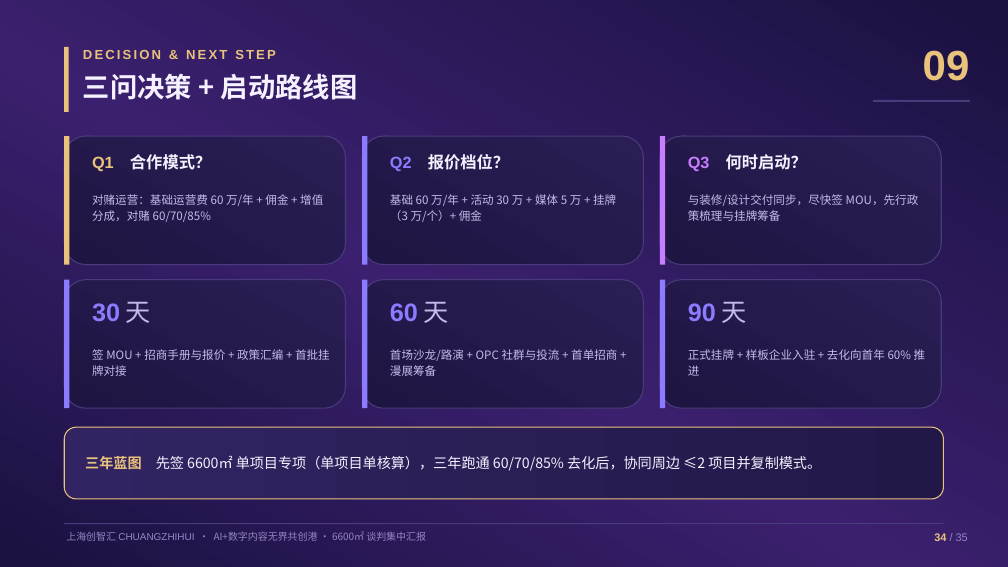
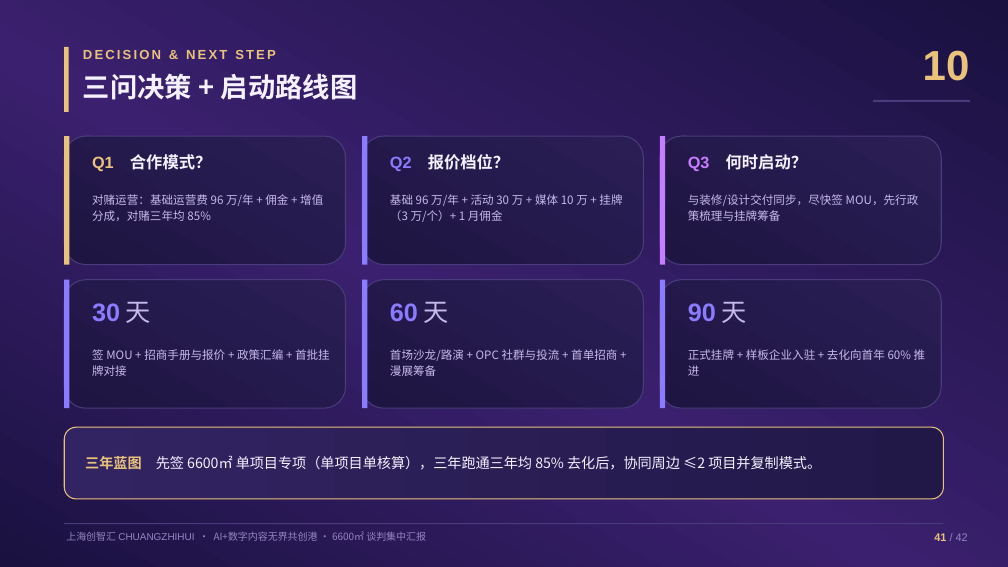
Before and after one commit to hujigang2010-maker/AIDEN, a slide deck: slide 41 of proposal/chuangzhihui-6600-proposal.pptx (slide 34 before the commit). Drawn at 1008x567 pixels with LibreOffice and Linux fonts; fonts in the diff are those of the drawing. Boxes give left, top, right and bottom in pixels: in the first picture for what was removed or moved away, otherwise in the second. Text is boxed around its words. In the diff, an @@ line names an element or a change of style, - is before the commit and + after.

```diff
--- a/proposal/chuangzhihui-6600-proposal.pptx
+++ b/proposal/chuangzhihui-6600-proposal.pptx
@@ text at (x1=923, y1=50, x2=970, y2=81): text changed @@
-09
+10
@@ text at (x1=92, y1=194, x2=323, y2=221): text changed @@
-对赌运营：基础运营费 60 万/年 + 佣金 + 增值分成，对赌 60/70/85%
+对赌运营：基础运营费 96 万/年 + 佣金 + 增值分成，对赌三年均 85%
@@ text at (x1=390, y1=194, x2=622, y2=222): text changed @@
-基础 60 万/年 + 活动 30 万 + 媒体 5 万 + 挂牌（3 万/个）+ 佣金
+基础 96 万/年 + 活动 30 万 + 媒体 10 万 + 挂牌（3 万/个）+ 1 月佣金
@@ text at (x1=85, y1=455, x2=821, y2=470): text changed @@
-三年蓝图 先签 6600㎡ 单项目专项（单项目单核算），三年跑通 60/70/85% 去化后，协同周边 ≤2 项目并复制模式。
+三年蓝图 先签 6600㎡ 单项目专项（单项目单核算），三年跑通三年均 85% 去化后，协同周边 ≤2 项目并复制模式。
@@ text at (x1=934, y1=533, x2=968, y2=541): text changed @@
-34 / 35
+41 / 42
```
Also in this commit, not shown: 32 other slides changed, 7 slides added, 5 other files.
